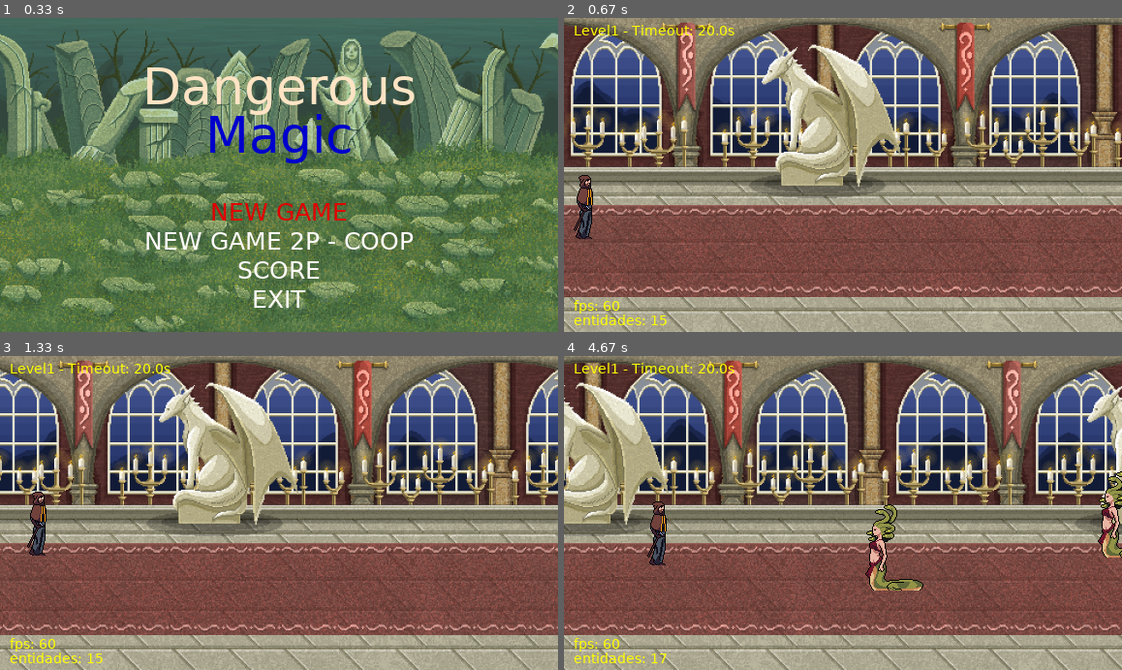
Above: before the commit, frames 1-4 (two rows, left to right).
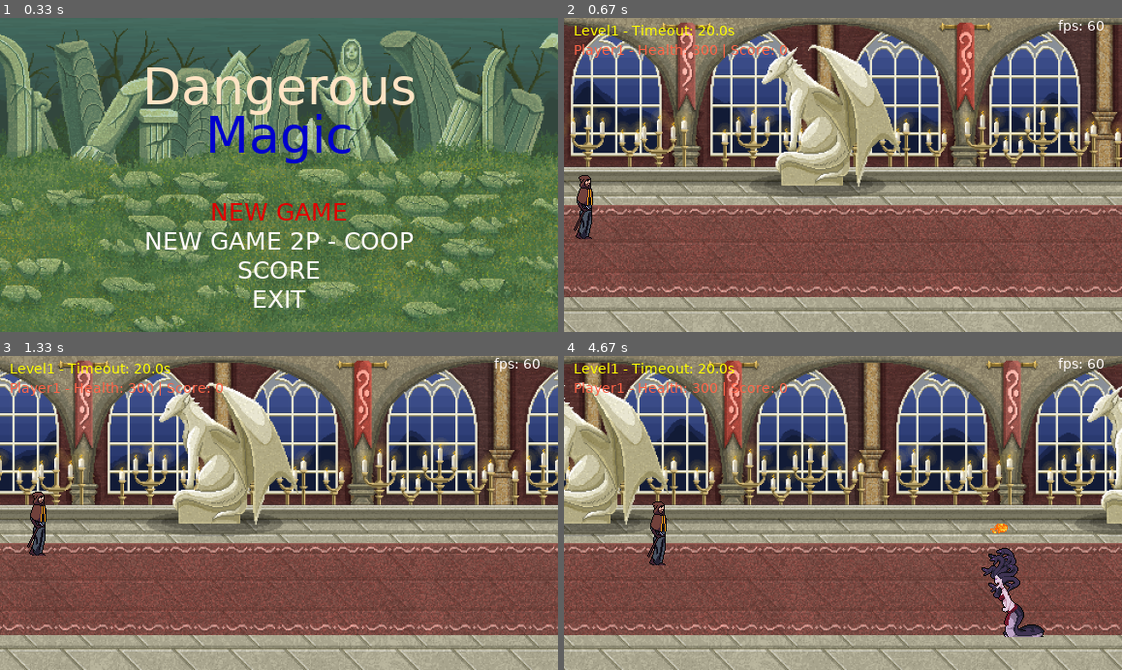
Above: after the commit, the same moments.

Repository: NatanRBomfim/projetopygame
Game: pygame game, started from main.py
Same seed, same stepped clock (60 frames per second), same inputs: the game is played once before the commit and once after it.
Inputs:
- Up to frame 1 (0.33 s): no input
- Up to frame 2 (0.67 s): tap Enter at 0.33 s
- Up to frame 3 (1.33 s): hold Up 0.67-1.13 s; hold Right Ctrl from 1.17 s (still down); hold Right from 1.17 s (still down)
- Up to frame 4 (4.67 s): release Right Ctrl at 1.63 s; release Right at 1.63 s; hold Right 1.67-2.13 s; hold Left 2.17-2.7 s; hold Down 2.73-3.03 s; hold Left 3.07-3.47 s; hold Up 3.5-3.87 s; hold Right 3.9-4.53 s; hold Down from 4.57 s (still down)

Frame 1 is identical in both runs. In frame 2, 0.9% of the frame differs, in the area x 1-97%, y 0-98%; in frame 3, 0.8%; in frame 4, 3.9%, in the area x 1-100%, y 0-98%.

Commit message:
Criado o HUD, Criado o Score e tambem o hit box da colisão

Diff:
--- a/code/Const.py
+++ b/code/Const.py
@@ -3,11 +3,14 @@
 WIN_WIDTH = 576
 WIN_HEIGHT = 324
 
-COLOR_SNOW = (255, 250, 250)
-COLOR_BISQUE = (255, 228, 196)
-COLOR_RED = (225, 0, 0)
-COLOR_BLUE = (0,0,205)
-COLOR_YELLOW = (255,255,0)
+C_SNOW = (255, 250, 250)
+C_BISQUE = (255, 228, 196)
+C_RED = (225, 0, 0)
+C_BLUE = (0, 0, 205)
+C_YELLOW = (255, 255, 0)
+C_GREEN = (0, 128, 0)
+C_PGROD = (238, 232, 170)
+C_TOMATO = (255,99,71)
 
 EVENT_ENEMY = pygame.USEREVENT + 1
 
@@ -20,9 +23,11 @@
     'lvl1bg5': 1,
     'lvl1bg6': 1,
     'Player1': 2,
+    'Player1Shot': 2,
     'Player2': 2,
+    'Player2Shot': 2,
     'Enemy1': 2,
-    'Enemy2': 1,
+    'Enemy2': 2,
     'Enemy3': 1
 
 }
@@ -36,9 +41,47 @@
     'lvl1bg5': 999,
     'lvl1bg6': 999,
     'Player1': 300,
+    'Player1Shot': 1,
     'Player2': 300,
-    'Enemy1': 50,
-    'Enemy2': 50,
+    'Player2Shot': 1,
+    'Enemy1': 60,
+    'Enemy2': 80,
+}
+ENTITY_DAMAGE = {
+    'lvl1bg0': 0,
+    'lvl1bg1': 0,
+    'lvl1bg2': 0,
+    'lvl1bg3': 0,
+    'lvl1bg4': 0,
+    'lvl1bg5': 0,
+    'lvl1bg6': 0,
+    'Player1': 1,
+    'Player1Shot': 20,
+    'Player2': 1,
+    'Player2Shot': 10,
+    'Enemy1': 100,
+    'Enemy2': 100,
+}
+
+ENTITY_SCORE = {
+    'lvl1bg0': 0,
+    'lvl1bg1': 0,
+    'lvl1bg2': 0,
+    'lvl1bg3': 0,
+    'lvl1bg4': 0,
+    'lvl1bg5': 0,
+    'lvl1bg6': 0,
+    'Player1': 0,
+    'Player1Shot': 0,
+    'Player2': 0,
+    'Player2Shot': 0,
+    'Enemy1': 100,
+    'Enemy2': 150,
+}
+
+ENTITY_SHOT_DELAY = {
+    'Player1': 35,
+    'Player2': 22,
 }
 
 MENU_OPTION = ('NEW GAME',
@@ -49,10 +92,12 @@
 PLAYER_KEY_UP = {'Player1': pygame.K_UP,
                  'Player2': pygame.K_w}
 PLAYER_KEY_DOWN = {'Player1': pygame.K_DOWN,
-                 'Player2': pygame.K_s}
+                   'Player2': pygame.K_s}
 PLAYER_KEY_LEFT = {'Player1': pygame.K_LEFT,
-                 'Player2': pygame.K_a}
+                   'Player2': pygame.K_a}
 PLAYER_KEY_RIGHT = {'Player1': pygame.K_RIGHT,
-                 'Player2': pygame.K_d}
+                    'Player2': pygame.K_d}
 PLAYER_KEY_SHOOT = {'Player1': pygame.K_RCTRL,
-                 'Player2': pygame.K_f}
+                    'Player2': pygame.K_f}
+
+SPAWM_TIME = 3000
--- a/code/Entity.py
+++ b/code/Entity.py
@@ -2,7 +2,7 @@
 
 import pygame.image
 
-from code.Const import ENTITY_HEALTH
+from code.Const import ENTITY_HEALTH, ENTITY_DAMAGE, ENTITY_SCORE
 
 
 class Entity(ABC):
@@ -13,6 +13,9 @@
         self.rect = self.surf.get_rect(left=position[0], top=position[1])
         self.speed = 0
         self.health = ENTITY_HEALTH[self.name]
+        self.damage = ENTITY_DAMAGE[self.name]
+        self.score = ENTITY_SCORE[self.name]
+        self.last_dmg = 'None'
 
     @abstractmethod
     def move(self, ):
--- a/code/EntityFactory.py
+++ b/code/EntityFactory.py
@@ -26,4 +26,4 @@
             case 'Enemy1':
                 return Enemy('Enemy1', (WIN_WIDTH + 10, random.randint(100, 230)))
             case 'Enemy2':
-                return Enemy('Enemy2', (WIN_WIDTH + 10, random.randint(100, 150)))
+                return Enemy('Enemy2', (WIN_WIDTH + 10, random.randint(100, 230)))
--- a/code/EntityMediator.py
+++ b/code/EntityMediator.py
@@ -1,5 +1,7 @@
+from code.Const import WIN_WIDTH
 from code.Enemy import Enemy
 from code.Entity import Entity
+from code.PlayerShot import PlayerShot
 
 
 class EntityMediator:
@@ -10,17 +12,51 @@
             if ent.rect.right < 0:
                 ent.health = 0
 
-        pass
+        if isinstance(ent, PlayerShot):
+            if ent.rect.left >= WIN_WIDTH:
+                ent.health = 0
 
     @staticmethod
     def verify_collision(entity_list: list[Entity]):
         for i in range(len(entity_list)):
-            test_entity = entity_list[i]
-            EntityMediator.__verify_collision_window(test_entity)
-
+            entity1 = entity_list[i]
+            EntityMediator.__verify_collision_window(entity1)
+            for j in range(i + 1, len(entity_list)):
+                entity2 = entity_list[j]
+                EntityMediator.__verify_collision_entity(entity1, entity2)
 
     @staticmethod
     def verify_health(entity_list: list[Entity]):
         for ent in entity_list:
             if ent.health <= 0:
+                if isinstance(ent, Enemy):
+                    EntityMediator.__give_score(ent, entity_list)
                 entity_list.remove(ent)
+
+    @staticmethod
+    def __verify_collision_entity(ent1, ent2):
+        valid_interaction = False
+        if isinstance(ent1, Enemy) and isinstance(ent2, PlayerShot):
+            valid_interaction = True
+        elif isinstance(ent1, PlayerShot) and isinstance(ent2, Enemy):
+            valid_interaction = True
+
+        if valid_interaction:
+            if (ent1.rect.right >= ent2.rect.left and ent1.rect.left <= ent2.rect.right and
+                    ent1.rect.bottom >= ent2.rect.top and ent1.rect.top <= ent2.rect.bottom):
+                ent1.health -= ent2.damage
+                ent2.health -= ent1.damage
+                ent1.last_dmg = ent2.name
+                ent2.last_dmg = ent1.name
+
+    @staticmethod
+    def __give_score(enemy: Enemy, entity_list: list[Entity]):
+        if enemy.last_dmg == 'Player1Shot':
+            for ent in entity_list:
+                if ent.name == 'Player1':
+                    ent.score += enemy.score
+
+        elif enemy.last_dmg == 'Player2Shot':
+            for ent in entity_list:
+                if ent.name == 'Player2':
+                    ent.score += enemy.score
--- a/code/Level.py
+++ b/code/Level.py
@@ -5,9 +5,12 @@
 from pygame.font import Font
 
 from code import Entity
-from code.Const import WIN_HEIGHT, COLOR_YELLOW, MENU_OPTION, EVENT_ENEMY
+from code.Const import WIN_HEIGHT, C_YELLOW, MENU_OPTION, EVENT_ENEMY, SPAWM_TIME, C_GREEN, C_PGROD, C_RED, C_TOMATO, \
+    C_SNOW
+from code.Enemy import Enemy
 from code.EntityFactory import EntityFactory
 from code.EntityMediator import EntityMediator
+from code.Player import Player
 
 
 class Level:
@@ -22,7 +25,7 @@
         self.timeout = 20000
         if game_mode in [MENU_OPTION[1]]:
             self.entity_list.append(EntityFactory.get_entity('Player2'))
-        pygame.time.set_timer(EVENT_ENEMY, 2000)
+        pygame.time.set_timer(EVENT_ENEMY, SPAWM_TIME)
 
     def run(self, ):
         pygame.mixer_music.load('./asset/sglvl1.mp3')
@@ -33,17 +36,25 @@
             for ent in self.entity_list:
                 self.window.blit(source=ent.surf, dest=ent.rect)
                 ent.move()
+                if isinstance(ent, Player):
+                    shoot = ent.shoot()
+                    if shoot is not None:
+                        self.entity_list.append(shoot)
+                if ent.name == 'Player1':
+                    self.level_text(14, f'Player1 - Health: {ent.health} | Score: {ent.score}', C_TOMATO, (10, 25))
+                if ent.name == 'Player2':
+                    self.level_text(14, f'Player2 - Health: {ent.health} | Score: {ent.score}', C_PGROD, (10, 45))
             for event in pygame.event.get():
                 if event.type == pygame.QUIT:
                     pygame.quit()
                     quit()
                 if event.type == EVENT_ENEMY:
-                    # choice = random.choice(('Enemy1', 'Enemy2'))
-                    self.entity_list.append(EntityFactory.get_entity('Enemy1'))
+                    choice = random.choice(('Enemy1', 'Enemy2'))
+                    self.entity_list.append(EntityFactory.get_entity(choice))
 
-            self.level_text(14, f'{self.name} - Timeout: {self.timeout / 1000 :.1f}s', COLOR_YELLOW, (10, 5))
-            self.level_text(14, f'fps: {clock.get_fps() :.0f}', COLOR_YELLOW, (10, WIN_HEIGHT - 35))
-            self.level_text(14, f'entidades: {len(self.entity_list)}', COLOR_YELLOW, (10, WIN_HEIGHT - 20))
+            self.level_text(14, f'{self.name} - Timeout: {self.timeout / 1000 :.1f}s', C_YELLOW, (10, 5))
+            self.level_text(14, f'fps: {clock.get_fps() :.0f}', C_SNOW, (510, 0))
+
             pygame.display.flip()
 
             EntityMediator.verify_collision(entity_list=self.entity_list)
--- a/code/Menu.py
+++ b/code/Menu.py
@@ -3,7 +3,7 @@
 from pygame import Surface, Rect
 from pygame.font import Font
 
-from code.Const import WIN_WIDTH, COLOR_SNOW, MENU_OPTION, COLOR_BISQUE, COLOR_RED, COLOR_BLUE
+from code.Const import WIN_WIDTH, C_SNOW, MENU_OPTION, C_BISQUE, C_RED, C_BLUE
 
 
 class Menu:
@@ -18,14 +18,14 @@
         pygame.mixer_music.play(-1)
         while True:
             self.window.blit(source=self.surf, dest=self.rect)
-            self.menu_text(52, "Dangerous", COLOR_BISQUE, ((WIN_WIDTH / 2), 70))
-            self.menu_text(52, "Magic", COLOR_BLUE, ((WIN_WIDTH / 2), 120))
+            self.menu_text(52, "Dangerous", C_BISQUE, ((WIN_WIDTH / 2), 70))
+            self.menu_text(52, "Magic", C_BLUE, ((WIN_WIDTH / 2), 120))
 
             for i in range(len(MENU_OPTION)):
                 if i == menu_option:
-                    self.menu_text(25, MENU_OPTION[i], COLOR_RED, ((WIN_WIDTH / 2), 200 + 30 * i))
+                    self.menu_text(25, MENU_OPTION[i], C_RED, ((WIN_WIDTH / 2), 200 + 30 * i))
                 else:
-                    self.menu_text(25, MENU_OPTION[i], COLOR_SNOW, ((WIN_WIDTH / 2), 200 + 30 * i))
+                    self.menu_text(25, MENU_OPTION[i], C_SNOW, ((WIN_WIDTH / 2), 200 + 30 * i))
 
             pygame.display.flip()
 
--- a/code/Player.py
+++ b/code/Player.py
@@ -1,15 +1,16 @@
 import pygame.key
 
 from code.Const import ENTITY_SPEED, WIN_HEIGHT, WIN_WIDTH, PLAYER_KEY_UP, PLAYER_KEY_DOWN, PLAYER_KEY_LEFT, \
-    PLAYER_KEY_RIGHT
+    PLAYER_KEY_RIGHT, PLAYER_KEY_SHOOT, ENTITY_SHOT_DELAY
 from code.Entity import Entity
+from code.PlayerShot import PlayerShot
 
 
 class Player(Entity):
 
-    def __init__(self, name:str, position: tuple):
-        super().__init__(name,position)
-
+    def __init__(self, name: str, position: tuple):
+        super().__init__(name, position)
+        self.shot_delay = ENTITY_SHOT_DELAY[self.name]
 
     def move(self, ):
         pressed_key = pygame.key.get_pressed()
@@ -23,3 +24,11 @@
             self.rect.centerx += ENTITY_SPEED[self.name]
 
         pass
+
+    def shoot(self):
+        self.shot_delay -= 1
+        if self.shot_delay == 0:
+            self.shot_delay = ENTITY_SHOT_DELAY[self.name]
+            pressed_key = pygame.key.get_pressed()
+            if pressed_key[PLAYER_KEY_SHOOT[self.name]]:
+                return PlayerShot(name=f'{self.name}Shot', position=(self.rect.centerx, self.rect.centery))
--- a/code/PlayerShot.py
+++ b/code/PlayerShot.py
@@ -0,0 +1,11 @@
+from code.Const import ENTITY_SPEED
+from code.Entity import Entity
+
+
+class PlayerShot(Entity):
+
+    def __init__(self, name: str, position: tuple):
+        super().__init__(name, position)
+
+    def move(self, ):
+        self.rect.centerx += ENTITY_SPEED[self.name]
Binary file added: asset/Player1Shot.png
Binary file added: asset/Player2Shot.png
Binary file added: asset/enemy2.png
